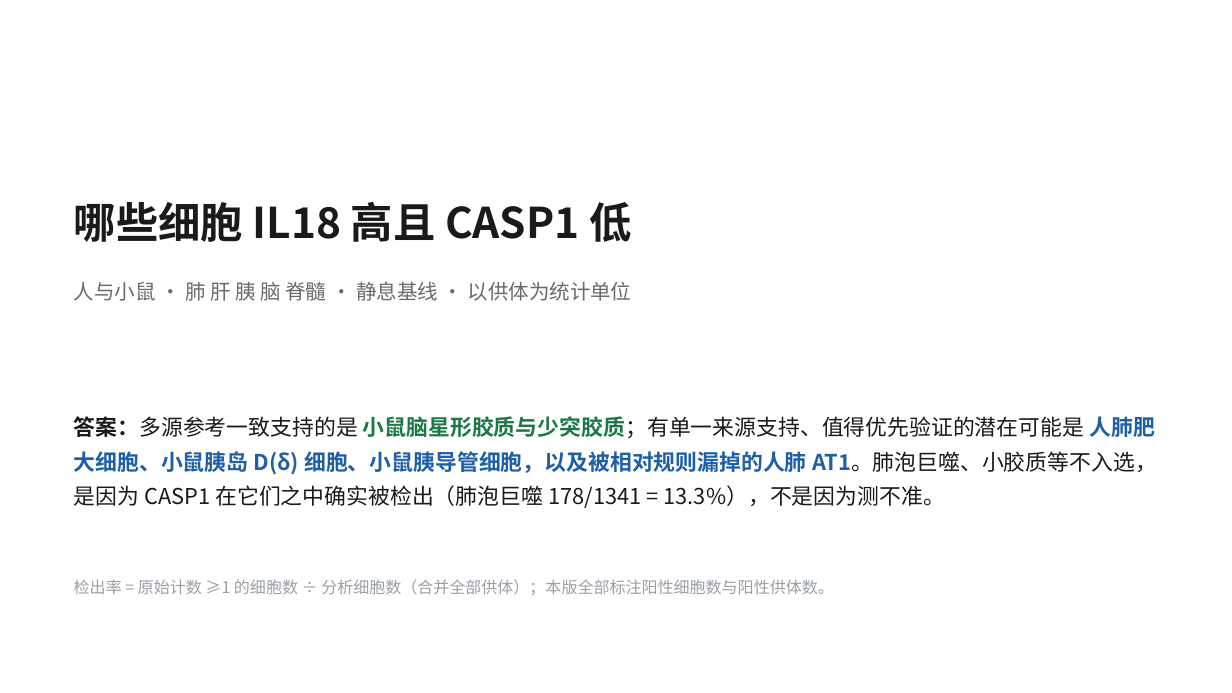
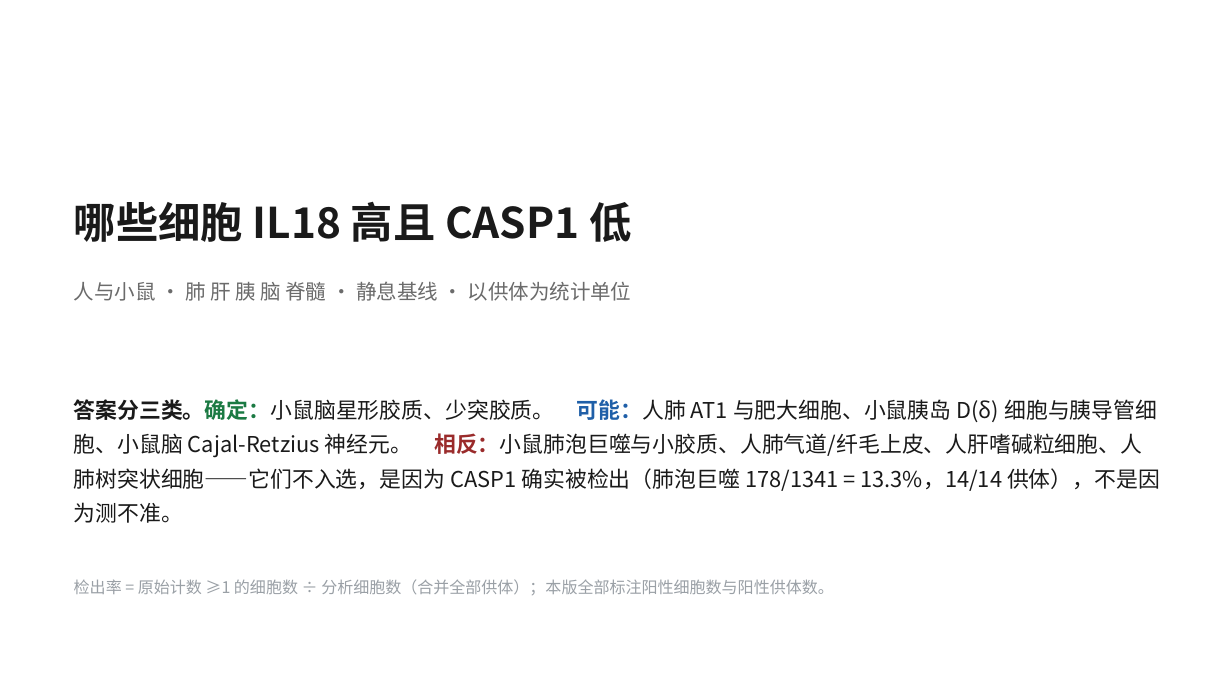
Before and after one commit to 7c96bzczcj-prog/aaa, a slide deck: slide 1 of il18_casp5organ/IL18_CASP_五器官筛选.pptx. Drawn at 1232x693 pixels with LibreOffice and Linux fonts; fonts in the diff are those of the drawing. Boxes give left, top, right and bottom in pixels: in the first picture for what was removed or moved away, otherwise in the second. Text is boxed around its words. In the diff, an @@ line names an element or a change of style, - is before the commit and + after.

```diff
--- a/il18_casp5organ/IL18_CASP_五器官筛选.pptx
+++ b/il18_casp5organ/IL18_CASP_五器官筛选.pptx
@@ text at box(74, 399, 1160, 523): text changed @@
-答案：多源参考一致支持的是 小鼠脑星形胶质与少突胶质；有单一来源支持、值得优先验证的潜在可能是 人肺肥大细胞、小鼠胰岛 D(δ) 细胞、小鼠胰导管细胞，以及被相对规则漏掉的人肺 AT1。肺泡巨噬、小胶质等不入选，是因为 CASP1 在它们之中确实被检出（肺泡巨噬 178/1341 = 13.3%），不是因为测不准。
+答案分三类。确定：小鼠脑星形胶质、少突胶质。 可能：人肺 AT1 与肥大细胞、小鼠胰岛 D(δ) 细胞与胰导管细胞、小鼠脑 Cajal-Retzius 神经元。 相反：小鼠肺泡巨噬与小胶质、人肺气道/纤毛上皮、人肝嗜碱粒细胞、人肺树突状细胞——它们不入选，是因为 CASP1 确实被检出（肺泡巨噬 178/1341 = 13.3%，14/14 供体），不是因为测不准。
```
Also in this commit, not shown: 1 other slide changed, 1 slide added, 1 slide removed, 10 other files.
